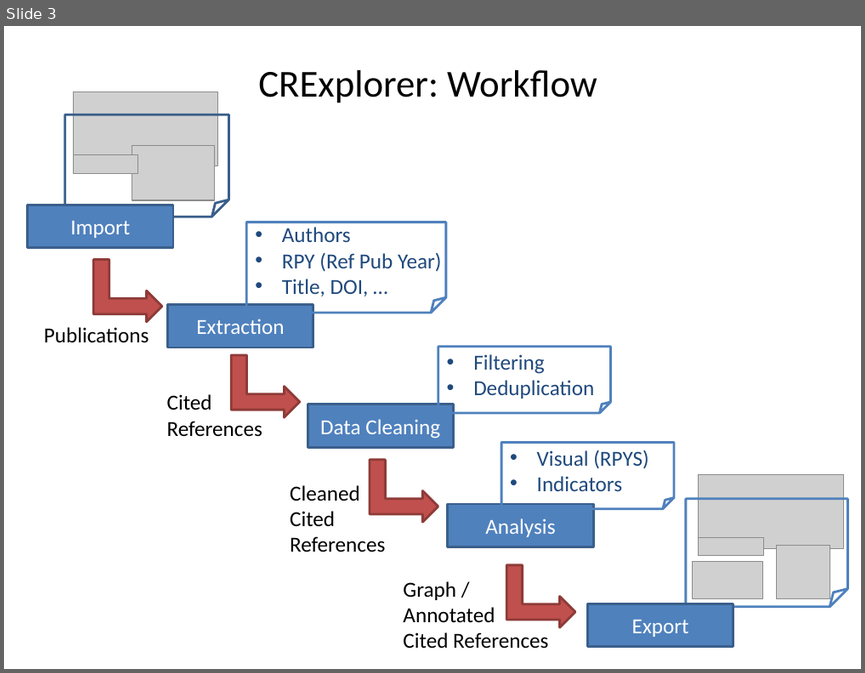
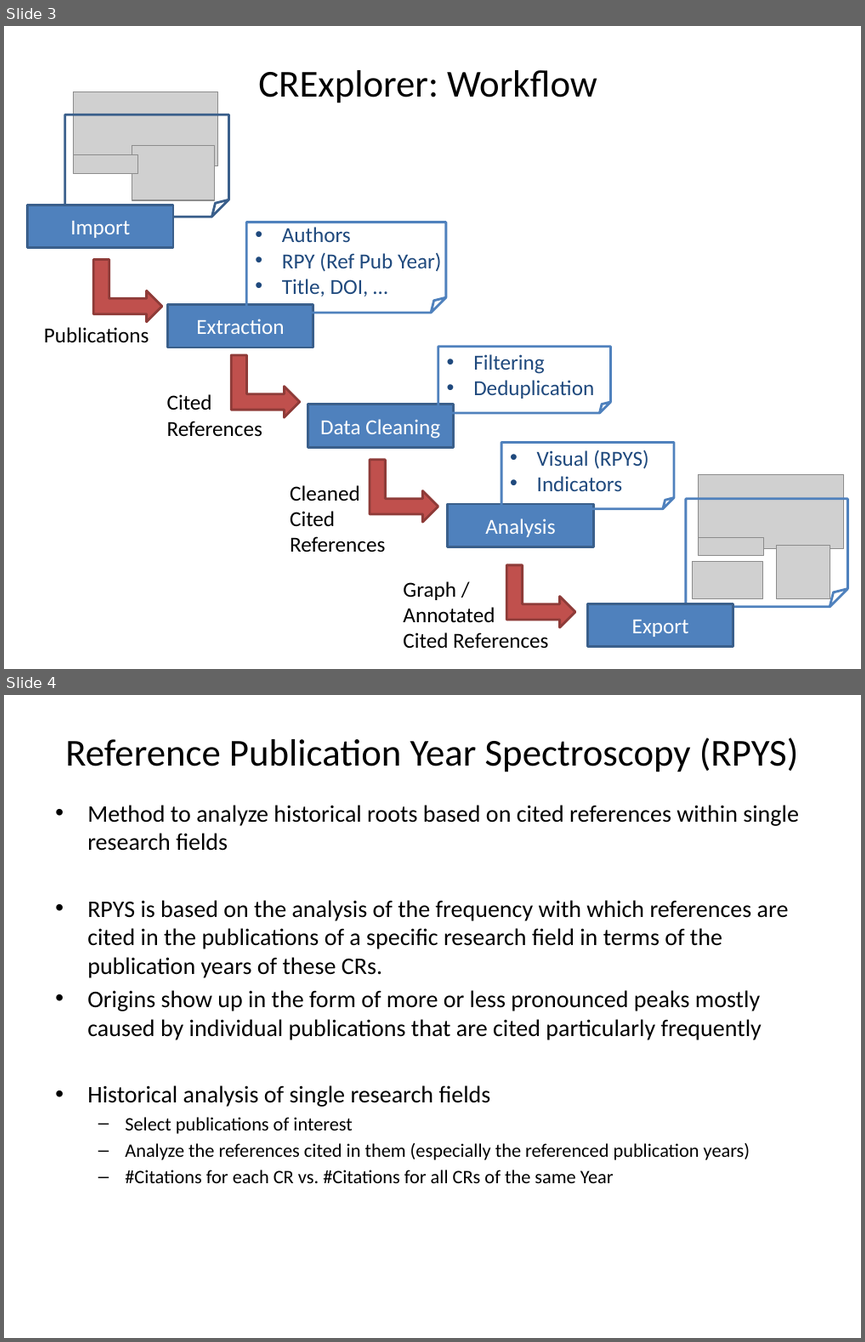
Before and after one commit to andreas-thor/cre, a slide deck: docs/slides/cre_overview.pptx. Shown one above the other, each under a label of ours: slide 3 before the commit, slides 3 and 4 after it. The pictures are 865x673 and 865x1342 pixels, drawn with LibreOffice and Linux fonts; fonts in the diff are those of the drawing; grey boxes stand for pictures. Boxes give left, top, right and bottom in pixels: in the first picture for what was removed or moved away, otherwise in the second. Text is boxed around its words. In the diff, an @@ line names an element or a change of style, - is before the commit and + after.

```diff
--- a/docs/slides/cre_overview.pptx
+++ b/docs/slides/cre_overview.pptx
@@ slide 4 added at <box>4,695,861,1338</box>, background #FFFFFF @@
@@ title added at <box>65,737,798,772</box>, 32 pt, text #000000 @@
+Reference Publication Year Spectroscopy (RPYS)
@@ text added at <box>87,805,799,1183</box>, 20 pt, text #000000 @@
+• Method to analyze historical roots based on cited references within single research fields
+• RPYS is based on the analysis of the frequency with which references are cited in the publications of a specific research field in terms of the publication years of these CRs.
+• Origins show up in the form of more or less pronounced peaks mostly caused by individual publications that are cited particularly frequently
+• Historical analysis of single research fields
+  – Select publications of interest
+  – Analyze the references cited in them (especially the referenced publication years)
+  – #Citations for each CR vs. #Citations for all CRs of the same Year
```
Also in this commit, not shown: 4 slides changed, 4 other slides added, 2 other files.
